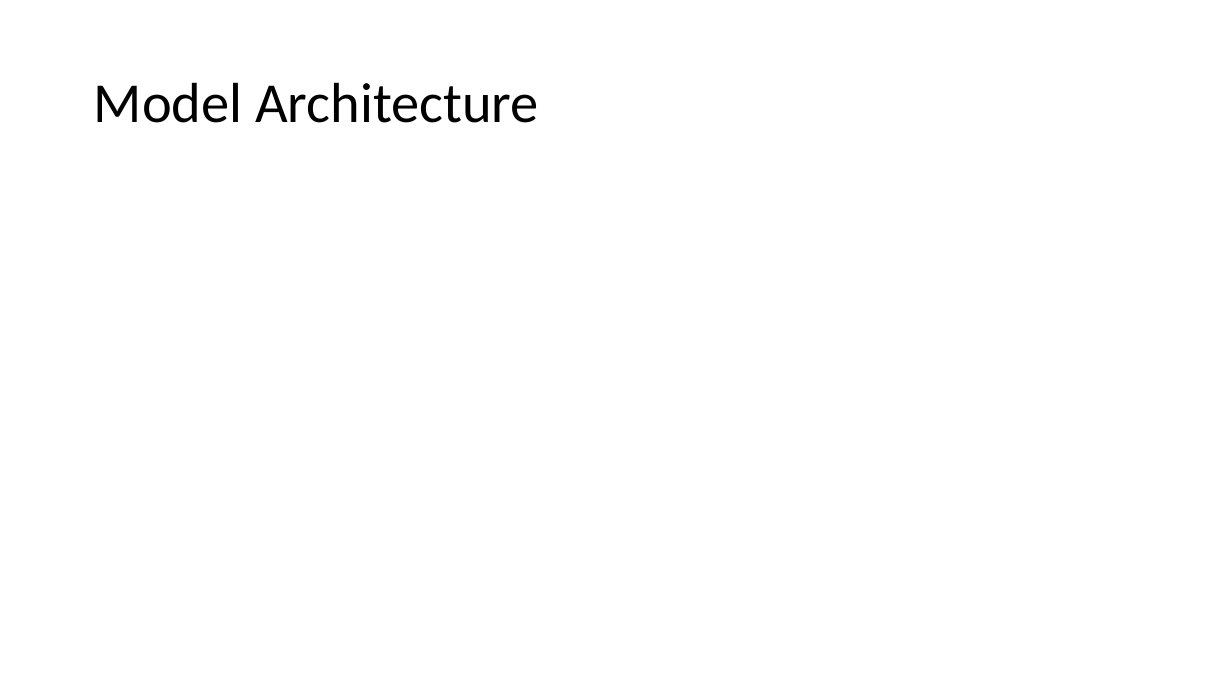
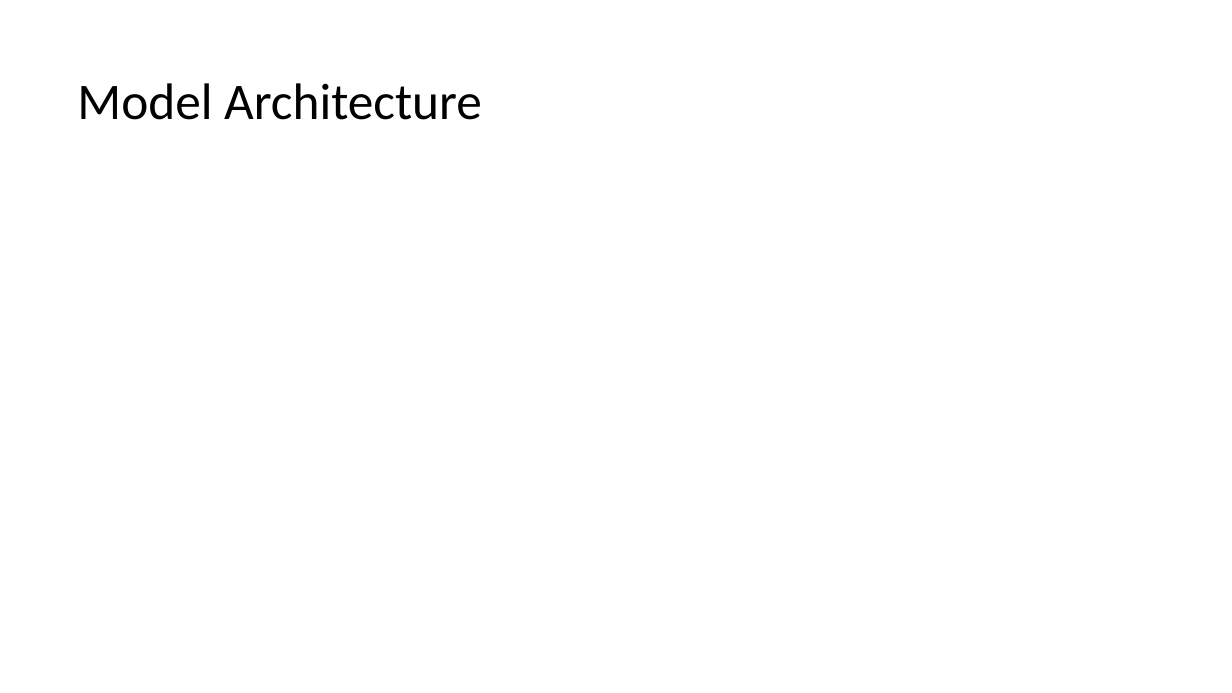
Before and after one commit to deeprob/JournalClub, a slide deck: slide 11 of Sep21/DeepGRN_092121.pptx (slide 9 before the commit). Drawn at 1232x693 pixels with LibreOffice and Linux fonts; fonts in the diff are those of the drawing. Boxes give left, top, right and bottom in pixels: in the first picture for what was removed or moved away, otherwise in the second. Text is boxed around its words. In the diff, an @@ line names an element or a change of style, - is before the commit and + after.

```diff
--- a/Sep21/DeepGRN_092121.pptx
+++ b/Sep21/DeepGRN_092121.pptx
@@ title "Model Architecture": place and size @@
-title "Model Architecture" at <box>94,82,539,123</box>
+title "Model Architecture" at <box>77,83,482,120</box>
@@ title "Model Architecture" at <box>77,83,482,120</box>: size 44 to 40 pt @@
```
Also in this commit, not shown: 14 other slides changed, 5 slides added, 2 slides removed, 3 other files.
